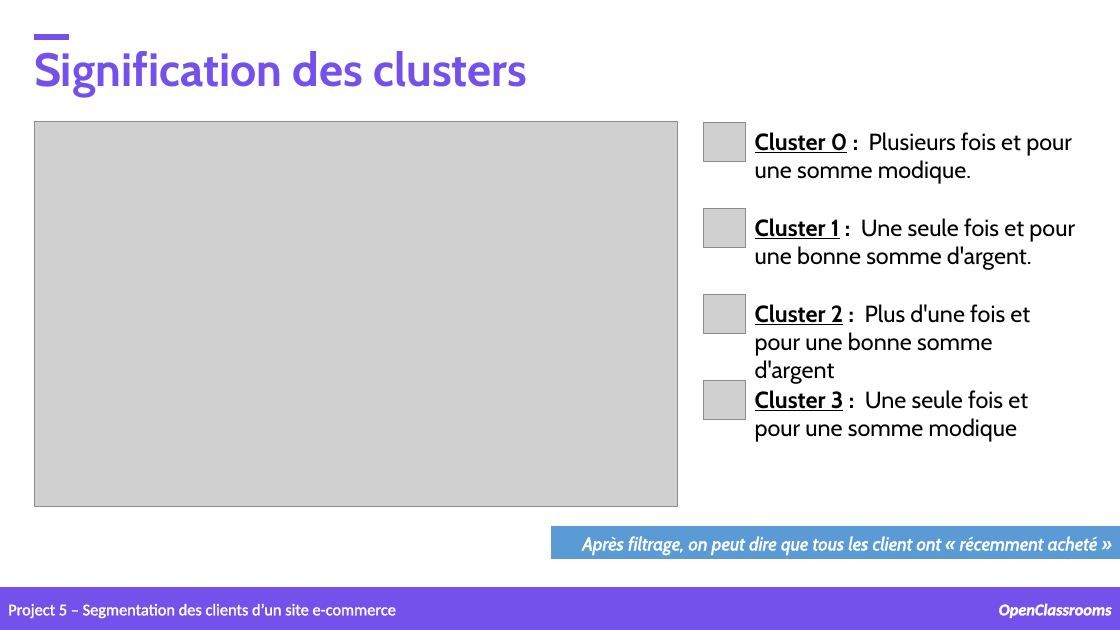
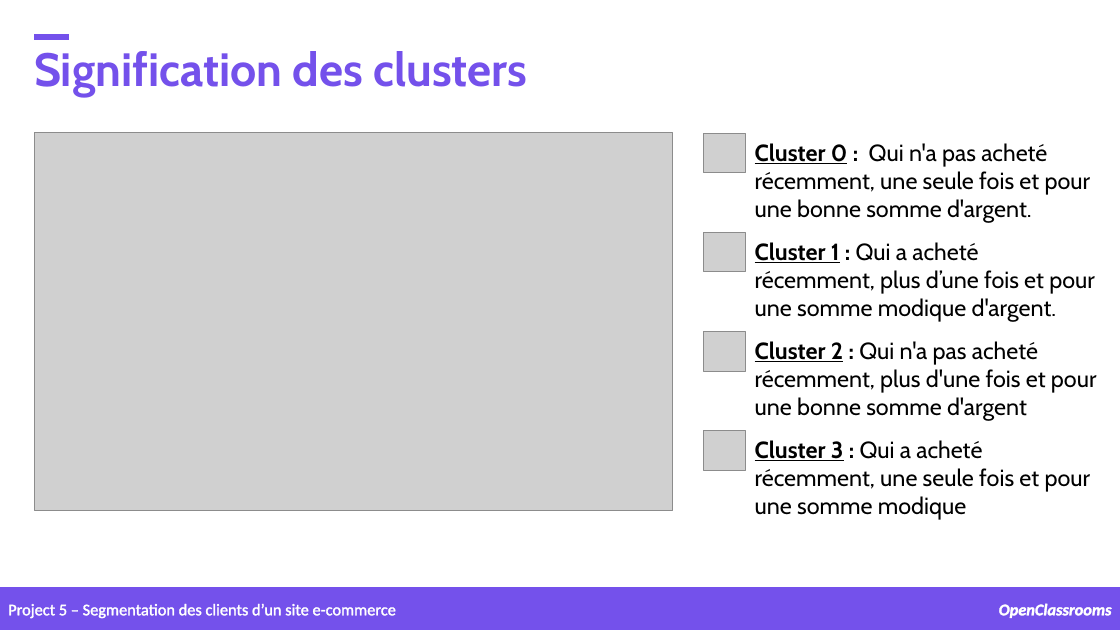
Before and after one commit to samirhinojosa/OC-P5-segment-customers-of-website, a slide deck: slide 32 of supports/P5_presentation v3.pptx. Drawn at 1120x630 pixels with LibreOffice and Linux fonts; fonts in the diff are those of the drawing; grey boxes stand for pictures; background and template pictures are left out. Boxes give left, top, right and bottom in pixels: in the first picture for what was removed or moved away, otherwise in the second. Text is boxed around its words. In the diff, an @@ line names an element or a change of style, - is before the commit and + after.

```diff
--- a/supports/P5_presentation v3.pptx
+++ b/supports/P5_presentation v3.pptx
@@ picture: place and size @@
-picture at [34, 121, 678, 507]
+picture at [34, 133, 673, 511]
@@ picture: place and size @@
-picture at [703, 123, 745, 162]
+picture at [703, 134, 745, 173]
@@ text at [755, 143, 1091, 223]: text changed @@
-Cluster 0 : Plusieurs fois et pour une somme modique.
+Cluster 0 : Qui n'a pas acheté récemment, une seule fois et pour une bonne somme d'argent.
@@ picture: place and size @@
-picture at [703, 208, 745, 248]
+picture at [703, 233, 745, 272]
@@ text at [755, 242, 1095, 322]: text changed @@
-Cluster 1 : Une seule fois et pour une bonne somme d'argent.
+Cluster 1 : Qui a acheté récemment, plus d’une fois et pour une somme modique d'argent.
@@ picture: place and size @@
-picture at [703, 295, 745, 334]
+picture at [703, 332, 745, 371]
@@ text at [755, 341, 1097, 421]: text changed @@
-Cluster 2 : Plus d'une fois et pour une bonne somme d'argent
+Cluster 2 : Qui n'a pas acheté récemment, plus d'une fois et pour une bonne somme d'argent
@@ picture: place and size @@
-picture at [703, 381, 745, 420]
+picture at [703, 431, 745, 471]
@@ text at [755, 440, 1091, 520]: text changed @@
-Cluster 3 : Une seule fois et pour une somme modique
+Cluster 3 : Qui a acheté récemment, une seule fois et pour une somme modique
@@ rectangle removed at [552, 527, 1120, 559] @@
@@ text removed at [582, 536, 1098, 556] @@
-Après filtrage, on peut dire que tous les client ont « récemment acheté »
```
Also in this commit, not shown: 11 other slides changed, 1 slide added, 4 other files.
